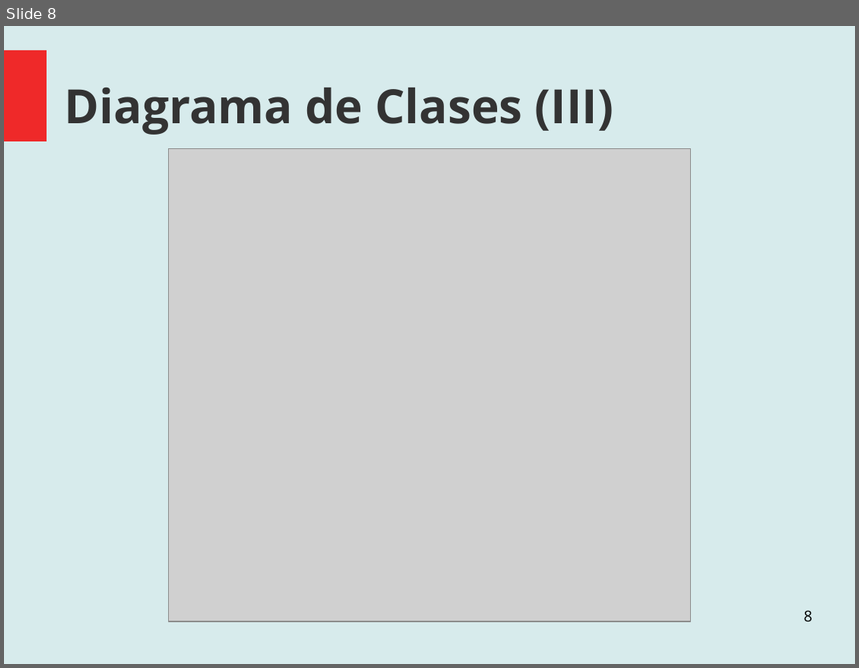
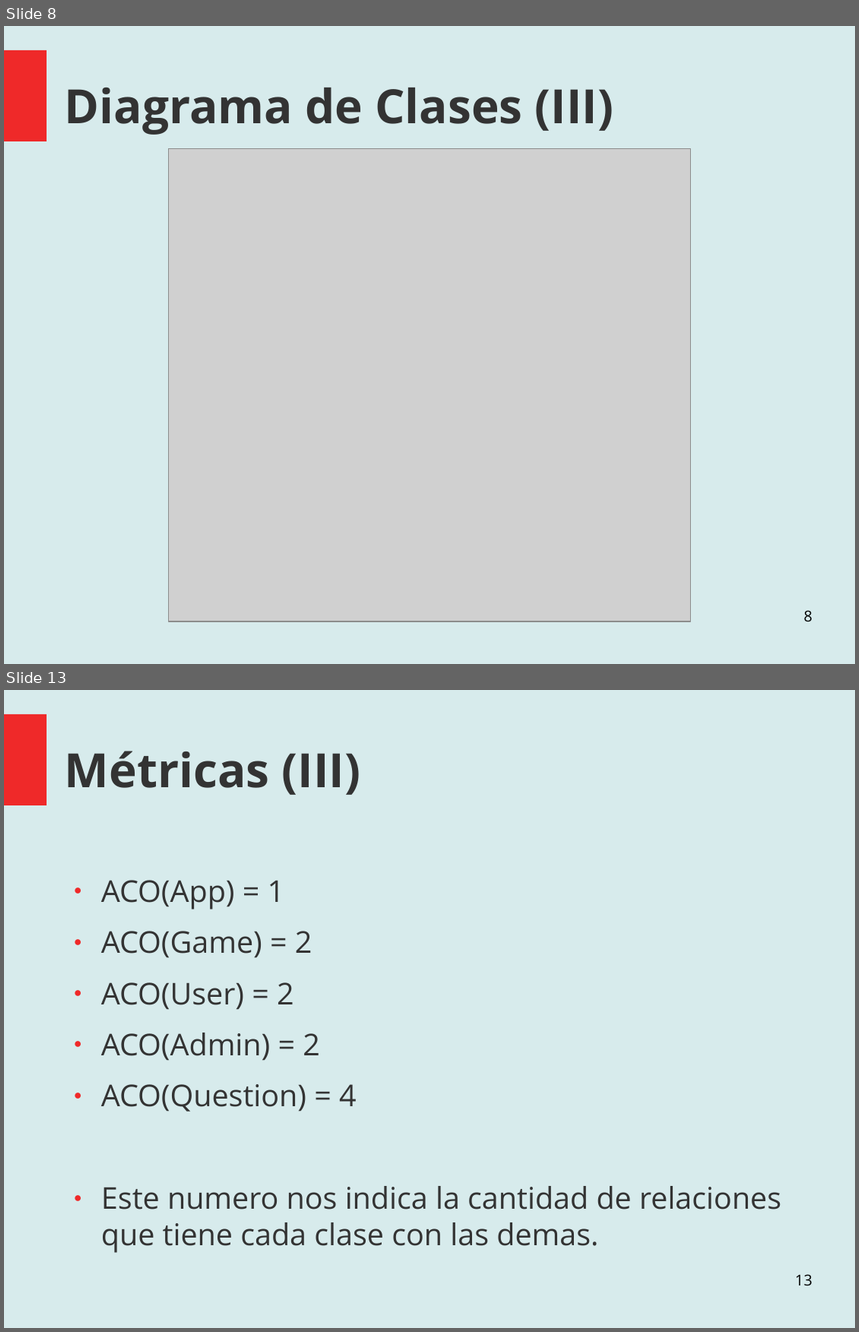
Before and after one commit to santiago-m/ProyectoAnalisisYDise-o, a slide deck: Documentation/Muestra de Avances.odp. Shown one above the other, each under a label of ours: slide 8 before the commit, slides 8 and 13 after it; the slides between them are not shown. The pictures are 859x668 and 859x1332 pixels, drawn with LibreOffice and Linux fonts; fonts in the diff are those of the drawing; grey boxes stand for pictures. Boxes give left, top, right and bottom in pixels: in the first picture for what was removed or moved away, otherwise in the second. Text is boxed around its words. In the diff, an @@ line names an element or a change of style, - is before the commit and + after.

```diff
--- a/Documentation/Muestra de Avances.odp
+++ b/Documentation/Muestra de Avances.odp
@@ slide 13 added at bbox=[4, 690, 855, 1328], background #D7EBEC; not listed: 1 template element that a slide beside it also shows @@
@@ title added at bbox=[65, 751, 360, 795], 44 pt, text #333333, bold @@
+Métricas (III)
@@ text added at bbox=[101, 880, 781, 1253], 28 pt, text #333333 @@
+● ACO(App) = 1
+● ACO(Game) = 2
+● ACO(User) = 2
+● ACO(Admin) = 2
+● ACO(Question) = 4
+● Este numero nos indica la cantidad de relaciones que tiene cada clase con las demas.
@@ page number added at bbox=[795, 1274, 813, 1287], 14 pt, text #000000 @@
+13
```
Also in this commit, not shown: 3 slides changed, 6 other slides added, 2 slides removed.
